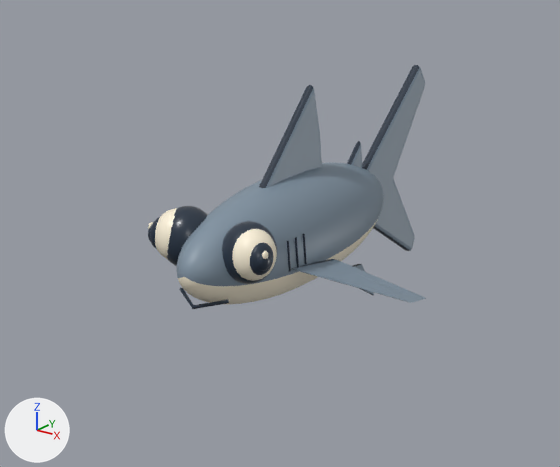
What one commit did to the Blender file assets/blender/shark.blend.
One viewpoint serves both versions: the file's camera 'Studio Camera'. Arrows for +X, +Y and +Z are at lower left; the lights stay in place. The older version comes first.

Before the edit, the objects in view are built like this:
```python
me_body = bpy.data.meshes.new('Body')
me_body.from_pydata(...)  # 2993 vertices, 3140 faces; spans x -0.96..0.96, y -1.08..1.08, z -0.54..0.97
# faces by material slot: [556, 960, 1624]
me_body.materials.append(mat_slate)  # greyish blue #8193a2
me_body.materials.append(mat_pearl)  # pale yellow #fff5dd
me_body.materials.append(mat_ink)  # dark blue #243242
me_tail_fan = bpy.data.meshes.new('Tail fan')
me_tail_fan.from_pydata(...)  # 98 vertices, 93 faces; spans x -0.035..0.035, y 0.83..1.614, z -0.539..0.769
# faces by material slot: [30, 63]
me_tail_fan.materials.append(mat_slate)  # greyish blue #8193a2
me_tail_fan.materials.append(mat_ink)  # dark blue #243242
ob_bodymesh = bpy.data.objects.new('BodyMesh', me_body)
ob_bodymesh.parent = ob_shark
ob_bodymesh.location = (0.0, 0.0, 0.0)
ob_tailmesh = bpy.data.objects.new('TailMesh', me_tail_fan)
ob_tailmesh.parent = ob_tail
ob_tailmesh.location = (0.0, -0.85, 0.0)
```
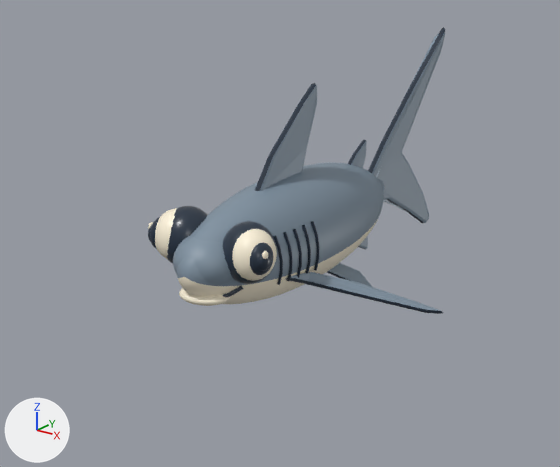
The change, as a diff of the scene's bpy script:
```diff
--- a/assets/blender/shark.blend.py
+++ b/assets/blender/shark.blend.py
@@ mat_shark_fin_sheen @@
+mat_shark_fin_sheen = principled_material('Shark fin sheen')
+mat_shark_fin_sheen.base_color = (0.44, 0.53, 0.61)  # pale blue #b1c0cd
+mat_shark_fin_sheen.roughness = 0.32
@@ me_body @@
 # used by ob_bodymesh; parent = ob_shark; location = (0.0, 0.0, 0.0)
-me_body.from_pydata(...)  # 2993 vertices, 3140 faces; spans x -0.96..0.96, y -1.08..1.08, z -0.54..0.97
+me_body.from_pydata(...)  # 4014 vertices, 4183 faces; spans x -0.5..0.5, y -1.08..1.08, z -0.52..0.99
+# me_body part 1: a new loose piece, a UV sphere (20 segments, 12 rings, poles along z) spanning x -0.25..0.25, y -1.06..-0.55, z -0.17..0.23, in mat_slate (greyish blue #8193a2)
+# me_body part 2: the loose piece of 48 vertices spanning x -0.04..0.04, y -0.24..0.45, z 0.3..0.97 is rebuilt with 72 vertices and now spans x -0.03..0.05, y -0.29..0.4, z 0.34..0.99
+# me_body part 3: the loose piece of 40 vertices spanning x 0.14..0.35, y 0.36..0.65, z -0.54..-0.35 is rebuilt with 59 vertices and now spans x 0.12..0.34, y 0.31..0.62, z -0.52..-0.32
+# me_body part 4: the loose piece of 33 vertices spanning x -0.03..0.03, y 0.71..0.92, z 0.15..0.41 is rebuilt with 57 vertices and now spans x -0.02..0.03, y 0.69..0.96, z 0.16..0.41
+# me_body part 5: 2 vertices moved within x -0.19..0.19, y -0.85, z -0.19; 80 vertices removed from x -0.21..0.96, y -0.99..0.44, z -0.4..0.12; 436 vertices added at x -0.25..0.36, y -1.01..0.0, z -0.25..0.17
+# me_body part 6: 49 vertices added at x -0.02..0.02, y 0.73..0.98, z -0.39..-0.16
+# other edits to the shape of me_body do not show in these pictures
 me_body.materials.append(mat_slate)
@@ me_tail_fan @@
 # used by ob_tailmesh; parent = ob_tail; location = (0.0, -0.85, 0.0)
-me_tail_fan.from_pydata(...)  # 98 vertices, 93 faces; spans x -0.035..0.035, y 0.83..1.614, z -0.539..0.769
+me_tail_fan.from_pydata(...)  # 432 vertices, 343 faces; spans x -0.198..0.198, y 0.766..1.817, z -0.392..0.971
+# me_tail_fan part 7: 98 vertices removed from x -0.035..0.035, y 0.83..1.614, z -0.539..0.769; 432 vertices added at x -0.198..0.198, y 0.766..1.817, z -0.392..0.971
+# me_tail_fan part 8: the surface is now shaded smooth
 me_tail_fan.materials.append(mat_slate)
 me_tail_fan.materials.append(mat_ink)
+me_tail_fan.materials.append(mat_shark_fin_sheen)  # pale blue #b1c0cd
@@ me_pectoral_003 @@
+me_pectoral_003.from_pydata(...)  # 78 vertices, 73 faces; spans x 0.28..1.062, y -0.349..0.434, z -0.475..-0.161
+# faces by material slot: [26, 47]
+me_pectoral_003.materials.append(mat_slate)  # greyish blue #8193a2
+me_pectoral_003.materials.append(mat_ink)  # dark blue #243242
@@ ob_pectoralmesh_001 @@
+ob_pectoralmesh_001 = bpy.data.objects.new('PectoralMesh.001', me_pectoral_003)
+ob_pectoralmesh_001.parent = ob_pectoralpivot_001
+ob_pectoralmesh_001.location = (-0.28, 0.36, 0.16)
@@ ob_pectoralpivot_001 @@
+ob_pectoralpivot_001 = bpy.data.objects.new('PectoralPivot.001', None)
+ob_pectoralpivot_001.parent = ob_shark
+ob_pectoralpivot_001.location = (0.28, -0.36, -0.16)
```

Location of each change, (x1, y1, x2, y2) in pixels of the pictures (560 x 467 px):
'BodyMesh', reshaped (15% narrower): before (148, 85, 426, 309); after (148, 83, 384, 306)
'TailMesh', reshaped: before (362, 65, 425, 251); after (368, 27, 445, 223)
'PectoralMesh.001', added: after (285, 272, 443, 314)
    faces in mat_slate (greyish blue #8193a2): (291, 272, 441, 311)
    faces in mat_ink (dark blue #243242): (285, 277, 443, 314)
part 1 of me_body, added: after (173, 235, 233, 286)
part 2 of me_body, rebuilt: before (259, 85, 322, 188); after (255, 83, 317, 191)
part 3 of me_body, rebuilt: before (353, 264, 374, 295); after (327, 263, 372, 287)
part 4 of me_body, rebuilt (19% wider): before (347, 141, 362, 168); after (348, 140, 366, 168)
part 5 of me_body, reshaped: before (179, 234, 426, 309); after (179, 221, 320, 306)
part 6 of me_body, added (mostly hidden): after (358, 236, 368, 249)
part 7 of me_tail_fan, reshaped: before (362, 65, 425, 251); after (368, 27, 445, 223)
